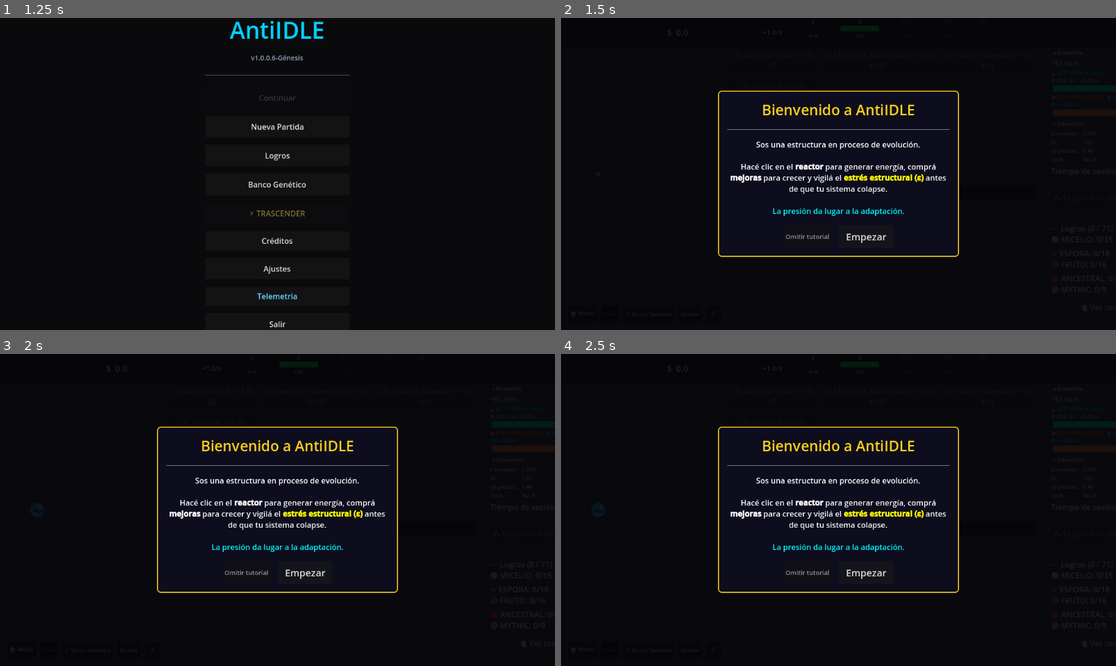
Above: before the commit, frames 1-4 (two rows, left to right).
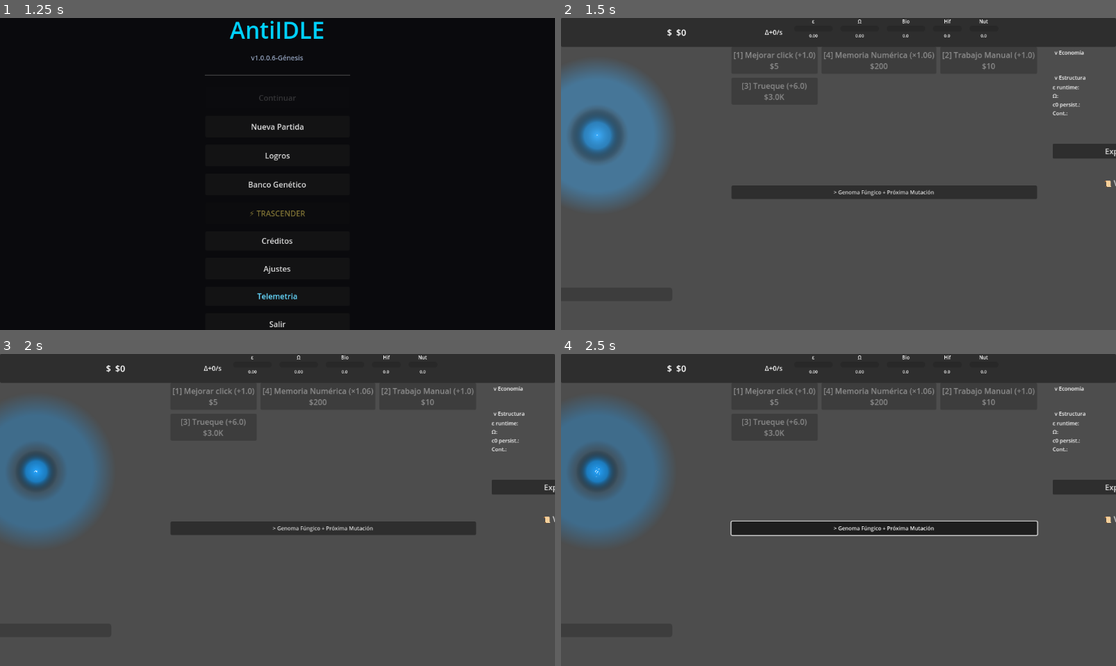
Above: after the commit, the same moments.

Repository: amurito/godot-idle-game
Game: Godot game, scene res://MainMenu.tscn
Two runs of this game, one before a commit and one after it. Both use one fixed random seed, a clock stepped at 60 frames per second and the inputs below.
Inputs:
- Up to frame 1 (1.25 s): click "Iniciar" at 0.5 s
- Up to frame 2 (1.5 s): click "Nueva Partida" at 1.25 s
- Up to frame 3 (2 s): no input
- Up to frame 4 (2.5 s): click "> Genoma Fúngico + Próxima Mu…" at 2 s

Frame 1 is identical in both runs. In frame 2, 100% of the frame differs, in the area x 0-100%, y 0-100%; in frame 3, 100%; in frame 4, 98%.
Error after the commit: Parse Error: Cannot infer the type of "pressed" variable because the value doesn't have a set type. (res://UIManager.gd:211)

Commit message:
fix(color+i18n): SINGULARIDAD gold #ffd060, panel toggle labels init+locale refresh
- SINGULARIDAD lore color #00ffff → #ffd060 (gold, distinct from HOMEOSTASIS #00ccff)
- Economy/Structure/Genome toggle buttons: set initial text on setup() + auto-refresh on locale_changed
- UIManager.refresh_panel_labels(): new func, accepts locale arg, connected to LocaleManager.locale_changed
- Eliminates need to click panels to see translated section headers

Co-Authored-By: Claude Sonnet 4.6 <noreply@anthropic.com>

Diff:
--- a/UIManager.gd
+++ b/UIManager.gd
@@ -63,11 +63,14 @@
 
 # ========== CENTER PANEL COLLAPSIBLE — GENOMA ==========
 var genome_scroll            # GenomeScroll ScrollContainer (togglable)
+var genome_toggle_btn        # MutationToggleBtn Button (locale-aware header)
 var route_badge_label        # Label en el header mostrando la ruta activa
 
 # ========== RIGHT PANEL COLLAPSIBLES (Phase 4) ==========
 var economy_content          # EconomyContent VBoxContainer (togglable)
+var economy_toggle_btn       # EconomyToggleBtn Button (locale-aware header)
 var structural_content       # StructuralContent GridContainer (togglable)
+var structural_toggle_btn    # StructuralToggleBtn Button (locale-aware header)
 var structural_eps_value     # EpsValue label
 var structural_omg_value     # OmgValue label
 var structural_pers_value    # PersValue label
@@ -142,10 +145,11 @@
 
 	# Center panel collapsible — Genoma Fúngico
 	genome_scroll = _find("GenomeScroll")
-	var mutation_toggle_btn = _find("MutationToggleBtn")
-	if mutation_toggle_btn and genome_scroll:
-		mutation_toggle_btn.toggled.connect(func(pressed: bool):
-			_toggle_collapsible_panel(genome_scroll, mutation_toggle_btn, pressed, tr("UI_PANEL_GENOME"))
+	genome_toggle_btn = _find("MutationToggleBtn")
+	if genome_toggle_btn and genome_scroll:
+		genome_toggle_btn.text = EmojiToRichText.strip("▼ " + tr("UI_PANEL_GENOME"))
+		genome_toggle_btn.toggled.connect(func(pressed: bool):
+			_toggle_collapsible_panel(genome_scroll, genome_toggle_btn, pressed, tr("UI_PANEL_GENOME"))
 		)
 
 	# Right panel collapsibles (Phase 4)
@@ -157,17 +161,22 @@
 	structural_acc_value = _find("AccValue")
 
 	# Wire toggle buttons for collapsible sections (Phase 6 — Smooth Transitions)
-	var economy_btn = _find("EconomyToggleBtn")
-	if economy_btn:
-		economy_btn.toggled.connect(func(pressed: bool):
-			_toggle_collapsible_panel(economy_content, economy_btn, pressed, tr("UI_PANEL_ECONOMY"))
+	economy_toggle_btn = _find("EconomyToggleBtn")
+	if economy_toggle_btn:
+		economy_toggle_btn.text = EmojiToRichText.strip("▼ " + tr("UI_PANEL_ECONOMY"))
+		economy_toggle_btn.toggled.connect(func(pressed: bool):
+			_toggle_collapsible_panel(economy_content, economy_toggle_btn, pressed, tr("UI_PANEL_ECONOMY"))
 		)
 
-	var structural_btn = _find("StructuralToggleBtn")
-	if structural_btn:
-		structural_btn.toggled.connect(func(pressed: bool):
-			_toggle_collapsible_panel(structural_content, structural_btn, pressed, tr("UI_PANEL_STRUCTURE"))
+	structural_toggle_btn = _find("StructuralToggleBtn")
+	if structural_toggle_btn:
+		structural_toggle_btn.text = EmojiToRichText.strip("▶ " + tr("UI_PANEL_STRUCTURE"))
+		structural_toggle_btn.toggled.connect(func(pressed: bool):
+			_toggle_collapsible_panel(structural_content, structural_toggle_btn, pressed, tr("UI_PANEL_STRUCTURE"))
 		)
+
+	if not LocaleManager.locale_changed.is_connected(refresh_panel_labels):
+		LocaleManager.locale_changed.connect(refresh_panel_labels)
 
 	# Route badge — RichTextLabel para soporte de emojis en web (Label rompería en HTML5)
 	var header_content = _find_scene("HeaderContent")
@@ -196,6 +205,17 @@
 	sporulation_final_button = _find_scene("SporulationFinalButton")
 
 	print("🎨 [UIManager] Todos los nodos vinculados. Header=%s" % str(is_instance_valid(header_money_value)))
+
+func refresh_panel_labels(_locale: String = "") -> void:
+	if is_instance_valid(economy_toggle_btn):
+		var pressed := economy_toggle_btn.button_pressed
+		economy_toggle_btn.text = EmojiToRichText.strip(("▼ " if pressed else "▶ ") + tr("UI_PANEL_ECONOMY"))
+	if is_instance_valid(structural_toggle_btn):
+		var pressed := structural_toggle_btn.button_pressed
+		structural_toggle_btn.text = EmojiToRichText.strip(("▼ " if pressed else "▶ ") + tr("UI_PANEL_STRUCTURE"))
+	if is_instance_valid(genome_toggle_btn):
+		var pressed := genome_toggle_btn.button_pressed
+		genome_toggle_btn.text = EmojiToRichText.strip(("▼ " if pressed else "▶ ") + tr("UI_PANEL_GENOME"))
 
 func _make_fill_style(color: Color) -> StyleBoxFlat:
 	var s := StyleBoxFlat.new()
@@ -938,7 +958,7 @@
 			"nerfs": [tr("LORE_SIMB_N1"), tr("LORE_SIMB_N2"), tr("LORE_SIMB_N3")]
 		},
 		"SINGULARIDAD": {
-			"emoji": "📡", "color": "#00ffff",
+			"emoji": "📡", "color": "#ffd060",
 			"lore": tr("LORE_SING_LORE"),
 			"buffs": [tr("LORE_SING_B1"), tr("LORE_SING_B2"), tr("LORE_SING_B3")],
 			"nerfs": [tr("LORE_SING_N1"), tr("LORE_SING_N2")]
